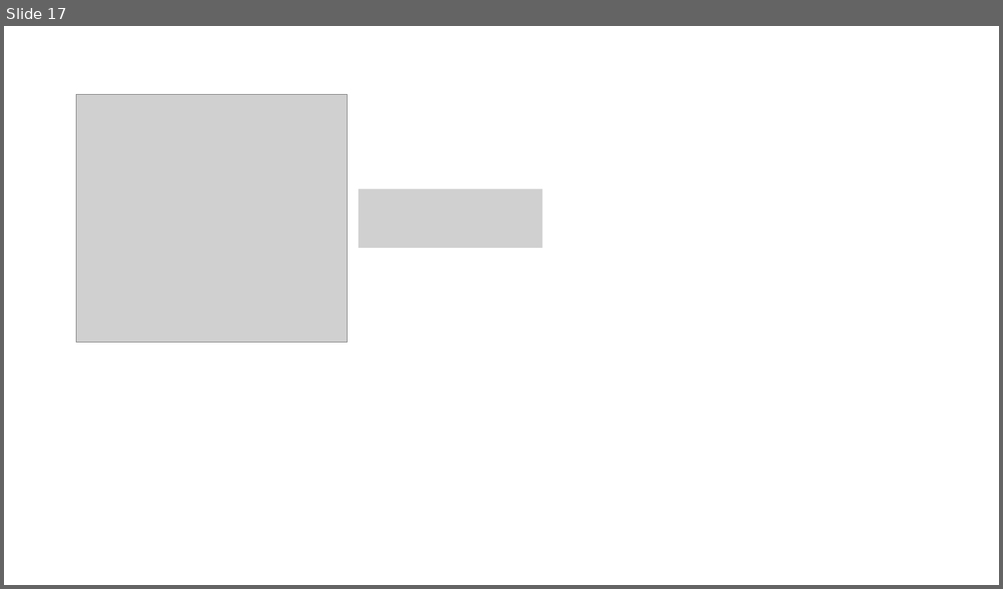
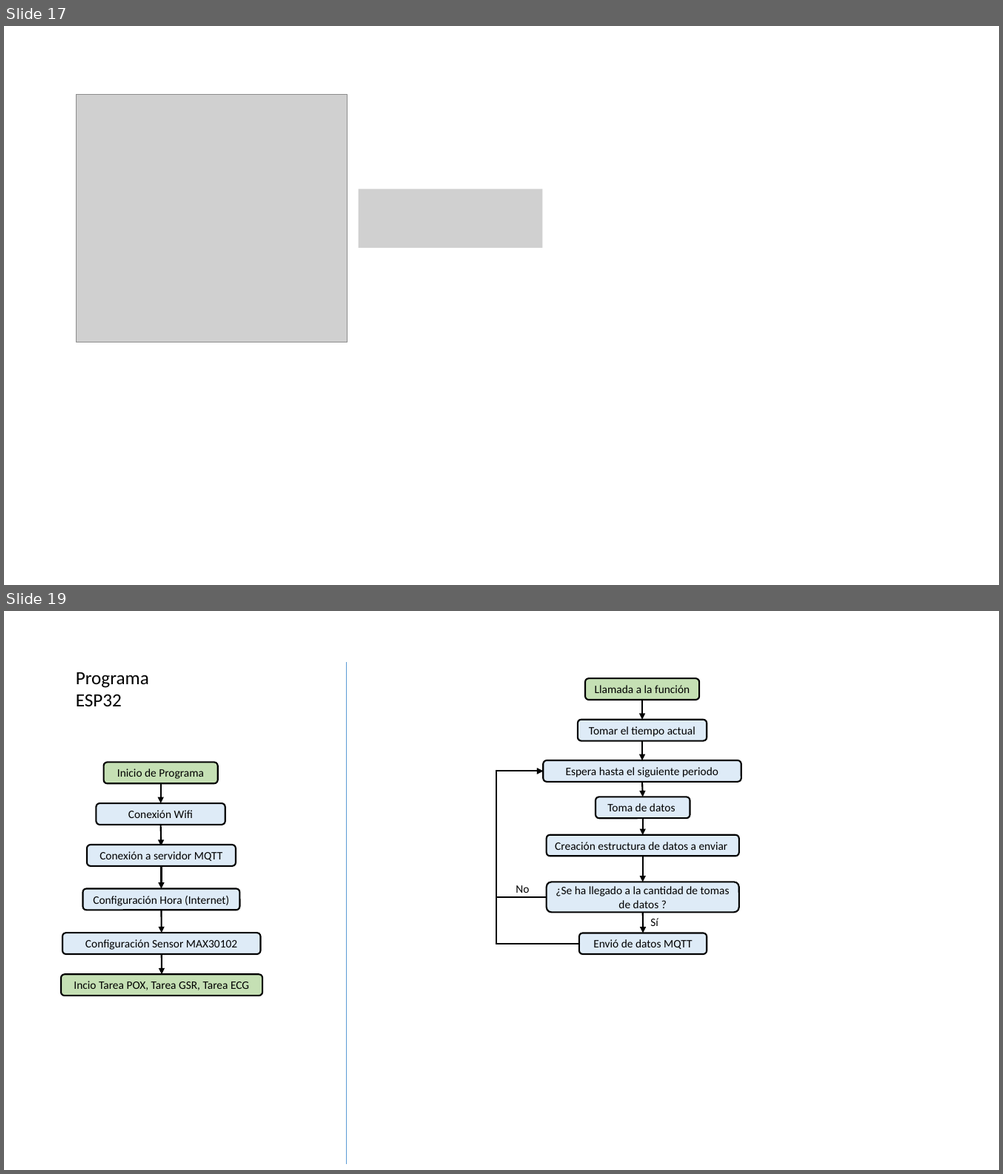
Before and after one commit to GICI-UPV-EHU/Biosignals-HW, a slide deck: Words y Excel/Imagenes.pptx. Shown one above the other, each under a label of ours: slide 17 before the commit, slides 17 and 19 after it; the slides between them are not shown. The pictures are 1003x589 and 1003x1174 pixels, drawn with LibreOffice and Linux fonts; fonts in the diff are those of the drawing; grey boxes stand for pictures. Boxes give left, top, right and bottom in pixels: in the first picture for what was removed or moved away, otherwise in the second. Text is boxed around its words. In the diff, an @@ line names an element or a change of style, - is before the commit and + after.

Commit message:
09/01/2023 - PPTX

```diff
--- a/Words y Excel/Imagenes.pptx
+++ b/Words y Excel/Imagenes.pptx
@@ slide 19 added at <box>4,611,999,1170</box>, background #FFFFFF @@
@@ text added at <box>76,672,149,706</box>, 18 pt, text #000000 @@
+Programa
+ESP32
@@ line added from (346, 663) to (346, 1165), #5B9BD5 0.5 pt @@
@@ group added at <box>61,763,262,996</box>: 6 rounded rectangles, 5 arrows @@
+Conexión Wifi
+Conexión a servidor MQTT
+Configuración Hora (Internet)
+Configuración Sensor MAX30102
+Incio Tarea POX, Tarea GSR, Tarea ECG
+Inicio de Programa
@@ group added at <box>496,678,741,954</box>: 7 rounded rectangles, 6 arrows, 2 texts, 2 elbow arrows @@
+Tomar el tiempo actual
+Espera hasta el siguiente periodo
+Toma de datos
+Llamada a la función
+Creación estructura de datos a enviar
+¿Se ha llegado a la cantidad de tomas de datos ?
+Envió de datos MQTT
+Sí
+No
```
Also in this commit, not shown: 1 other slide added.
